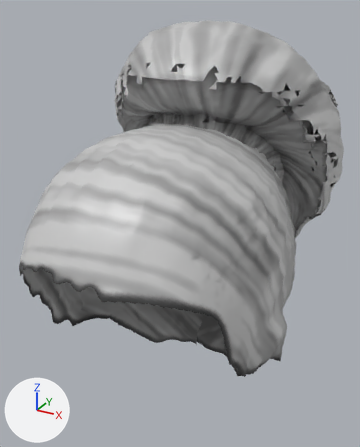
The glTF model public/models/daz_hair_crown_braid.glb: old version first, new version second.
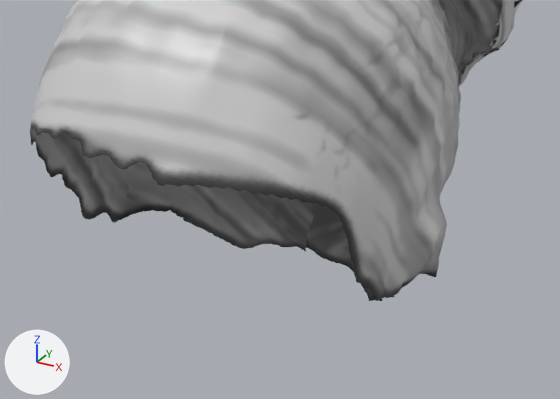
The first picture shows the older version from a 50 mm camera at (0.143, -0.246, 0.193) aimed at (-0.004, 0.022, 0.059). The close-ups show the older and then the newer version on the part from 0% to 100% of the width and 41% to 98% of the height of that picture. Only the edits that show in the close-ups are written down. The lights are fixed; the arrows at lower left show +X, +Y and +Z. Vertices at exactly the same position are counted once.

Script lines for the objects in view, before the commit:
```python
me_daz_hair_crown_braid = bpy.data.meshes.new('daz_hair_crown_braid')
me_daz_hair_crown_braid.from_pydata(...)  # 10533 vertices, 20905 faces; spans x -0.085..0.084, y -0.101..0.148, z -0.065..0.184
me_daz_hair_crown_braid.materials.append(mat_daz_hair_crown_braid_mat)
ob_daz_hair_crown_braid = bpy.data.objects.new('daz_hair_crown_braid', me_daz_hair_crown_braid)
ob_daz_hair_crown_braid.location = (0.0, 0.0, 0.0)
```
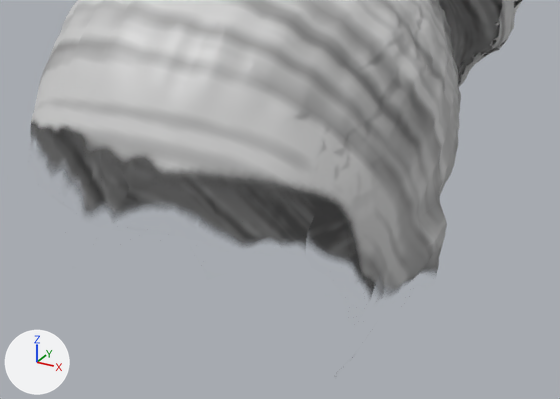
The change, as a diff of the scene's bpy script:
```diff
--- a/public/models/daz_hair_crown_braid.glb.py
+++ b/public/models/daz_hair_crown_braid.glb.py
@@ mat_daz_hair_crown_braid_mat_1 @@
+mat_daz_hair_crown_braid_mat_1 = principled_material('daz_hair_crown_braid_Mat')
+mat_daz_hair_crown_braid_mat_1.texture = img_image_0  # with its transparency
+mat_daz_hair_crown_braid_mat_1.roughness = 0.46
@@ me_daz_hair_crown_braid @@
 # used by ob_daz_hair_crown_braid; location = (0.0, 0.0, 0.0)
-me_daz_hair_crown_braid.from_pydata(...)  # 10533 vertices, 20905 faces; spans x -0.085..0.084, y -0.101..0.148, z -0.065..0.184
+me_daz_hair_crown_braid.from_pydata(...)  # 10572 vertices, 21016 faces; spans x -0.085..0.084, y -0.101..0.148, z -0.066..0.184
+# me_daz_hair_crown_braid part 1
+# 4 vertices are removed from x -0.056..0.055, y 0.017..0.02, z -0.062..-0.06
+# 15 faces are deleted
+# 7 vertices in x -0.057..-0.056, y 0.004..0.015, z -0.064..-0.039 move by (0.016, -0.003, 0.0)
+# 7 vertices in x -0.057..-0.056, y 0.004..0.017, z -0.044..-0.035 move by (0.011, -0.001, 0.0)
+# 6 vertices in x -0.057..-0.056, y 0.006..0.013, z -0.062..-0.044 move by (0.017, -0.003, 0.0)
+# 5 vertices in x -0.058..-0.055, y -0.018..-0.01, z -0.032..-0.029 move by (0.0, -0.002, 0.0)
+# 5 vertices in x 0.057, y 0.008..0.018, z -0.047..-0.029 move by (-0.012, -0.001, 0.0)
+# 4 vertices in x -0.061..-0.057, y -0.02..-0.006, z -0.029..-0.027 move by (0.0, -0.001, 0.0)
+# 141 vertices move from x -0.058..0.058, y -0.014..0.02, z -0.064..-0.025 to x -0.057..0.056, y -0.017..0.02, z -0.064..-0.025
+# 43 vertices are added at x -0.04..0.032, y 0.016..0.043, z -0.066..-0.06
+# 126 new faces join them
+# me_daz_hair_crown_braid part 2: 20890 faces spanning x -0.085..0.084, y -0.101..0.148, z -0.065..0.184 switch from mat_daz_hair_crown_braid_mat to mat_daz_hair_crown_braid_mat_1 (picture img_image_0)
```

Changed parts and their boxes [x1, y1, x2, y2] in the close-ups (560 x 399 px; the box of a moved part takes in the faces that stretch with it):
'daz_hair_crown_braid', reshaped: before [30, 0, 523, 301]; after [31, 0, 523, 295]
part 1 of me_daz_hair_crown_braid, moved or reshaped: before [164, 192, 395, 301]; after [170, 192, 204, 222]
part 2 of me_daz_hair_crown_braid, edited (looks the same): [31, 0, 523, 295] in both
